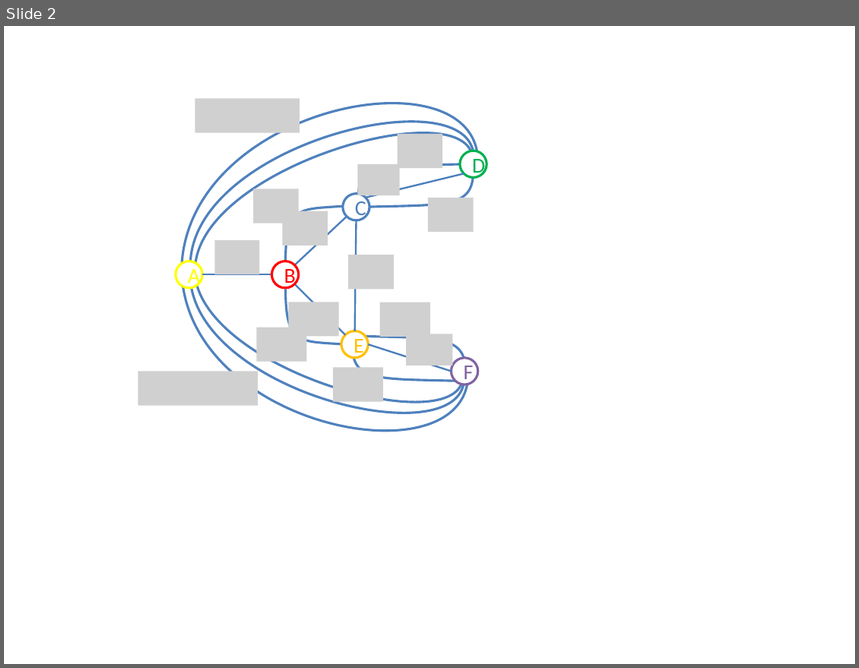
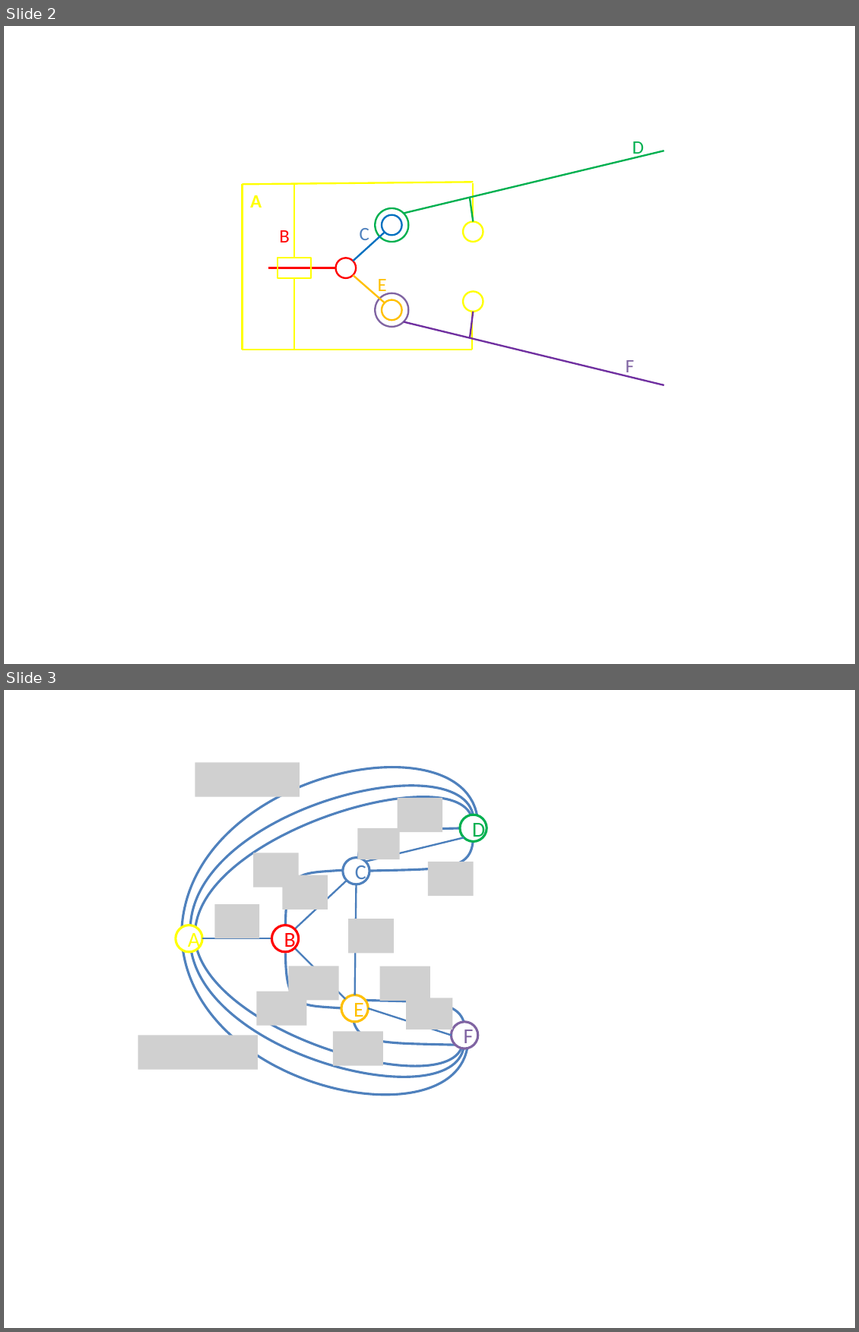
Before and after one commit to xpessoles/03_Etude_Cinematique_Systemes_Solides_Chaine_Energie_Analyser_Modeliser_Resoudre, a slide deck: Mecanismes/002_PinceSchrader/Schemas/Figures.pptx. Shown one above the other, each under a label of ours: slide 2 before the commit, slides 2 and 3 after it. The pictures are 859x668 and 859x1332 pixels, drawn with LibreOffice and Linux fonts; fonts in the diff are those of the drawing; grey boxes stand for pictures; background and template pictures are left out. Boxes give left, top, right and bottom in pixels: in the first picture for what was removed or moved away, otherwise in the second. Text is boxed around its words. In the diff, an @@ line names an element or a change of style, - is before the commit and + after.

```diff
--- a/Mecanismes/002_PinceSchrader/Schemas/Figures.pptx
+++ b/Mecanismes/002_PinceSchrader/Schemas/Figures.pptx
@@ slide 2 added at [4,26,855,664], background picture (left out); not listed: 1 template element that a slide beside it also shows @@
@@ rectangle added at [195,97,698,412], fill #FFFFFF at 85% opacity @@
@@ text added at [633,142,644,157], 16 pt, text #00B050 @@
+D
@@ text added at [250,195,262,208], 16 pt, text #FFFF00, bold @@
+A
@@ text added at [279,230,290,243], 16 pt, text #FF0000 @@
+B
@@ text added at [360,228,370,240], 16 pt, text #4F81BD @@
+C
@@ rectangle added at [278,259,311,279], outline #FFFF00 1.5 pt @@
@@ group added at [243,151,664,385]: 14 lines, 7 ellipses @@
@@ text added at [378,279,387,296], 16 pt, text #FFC000 @@
+E
@@ text added at [626,360,634,377], 16 pt, text #8064A2 @@
+F
@@ what was slide 2 is now slide 3 @@
```
Also in this commit, not shown: 5 other files.
